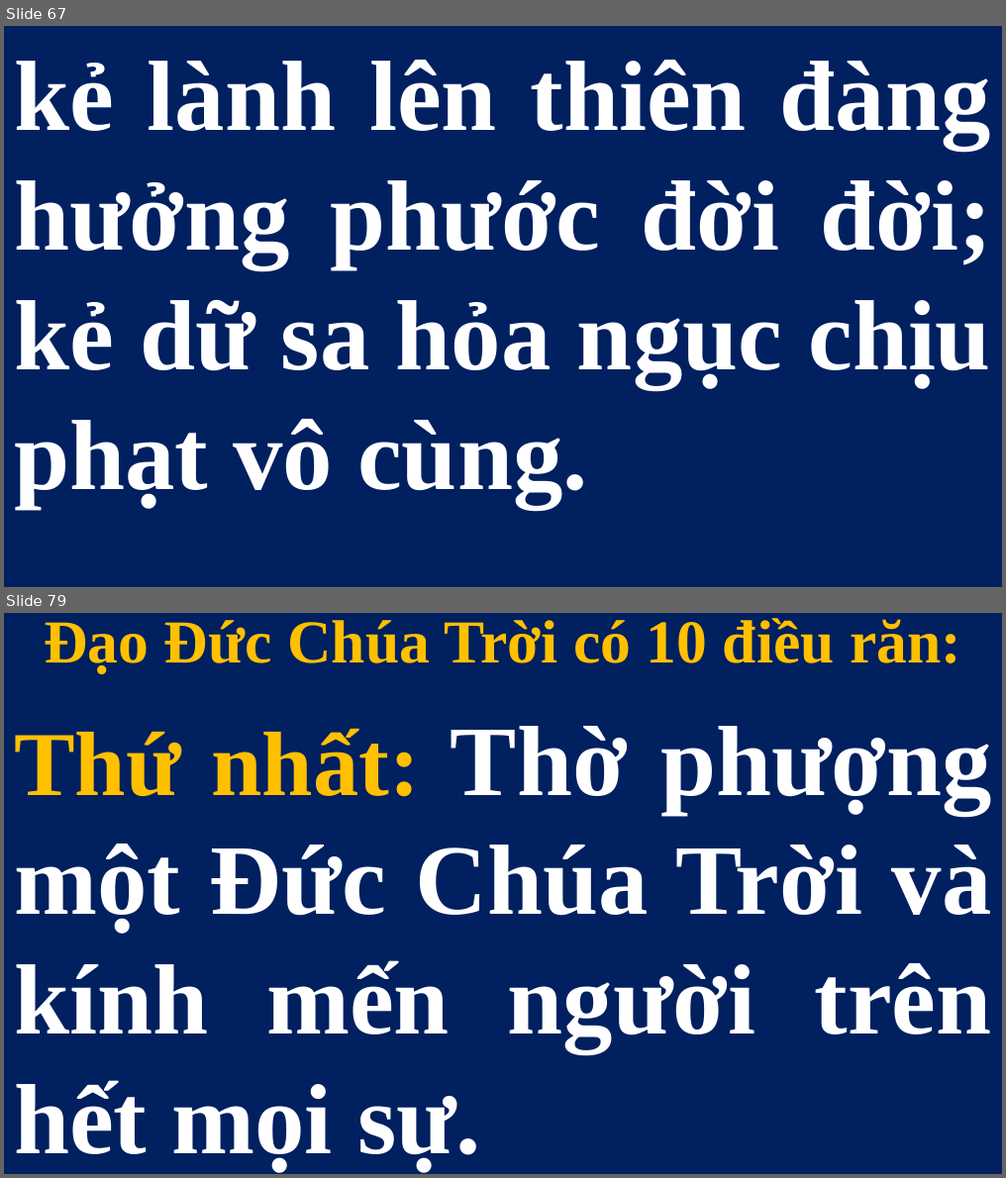
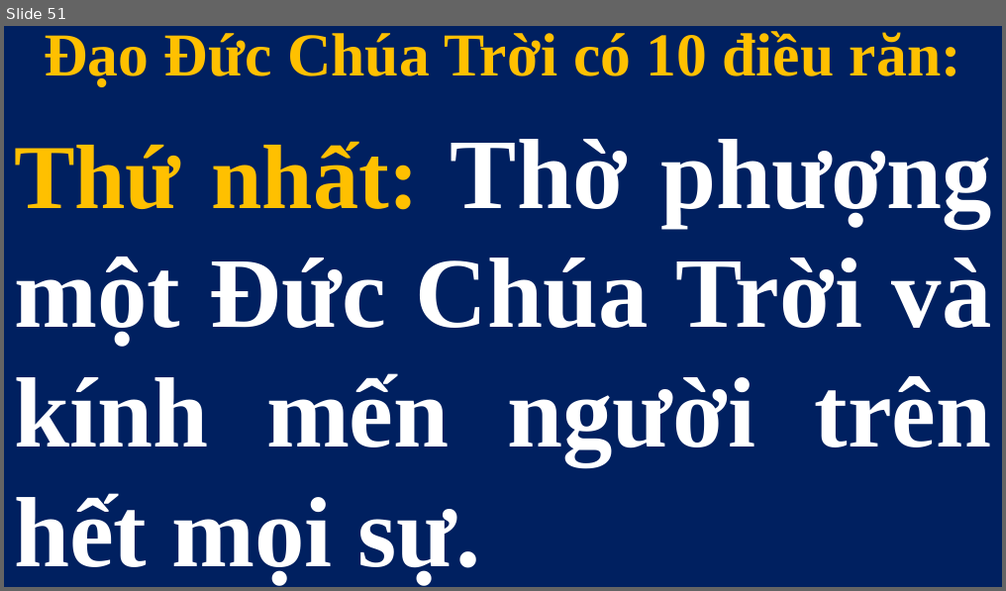
Before and after one commit to lythanhngodev64/SlideLe, a slide deck: Slide/Thứ Bảy - CN-26-TN 2026.pptx. Shown one above the other, each under a label of ours: slides 67 and 79 before the commit, slide 51 after it; the slides between them are not shown. The pictures are 1006x1178 and 1006x591 pixels, drawn with LibreOffice and Linux fonts; fonts in the diff are those of the drawing. Boxes give left, top, right and bottom in pixels: in the first picture for what was removed or moved away, otherwise in the second. Text is boxed around its words. In the diff, an @@ line names an element or a change of style, - is before the commit and + after.

```diff
--- a/Slide/Thứ Bảy - CN-26-TN 2026.pptx
+++ b/Slide/Thứ Bảy - CN-26-TN 2026.pptx
@@ slide 67 removed at <box>4,26,1002,587</box>, background #FFFFFF @@
@@ subtitle removed at <box>4,26,1002,586</box> @@
-kẻ lành lên thiên đàng hưởng phước đời đời; kẻ dữ sa hỏa ngục chịu phạt vô cùng.
@@ what was slide 79 is now slide 51 @@
```
Also in this commit, not shown: 27 other slides removed.
